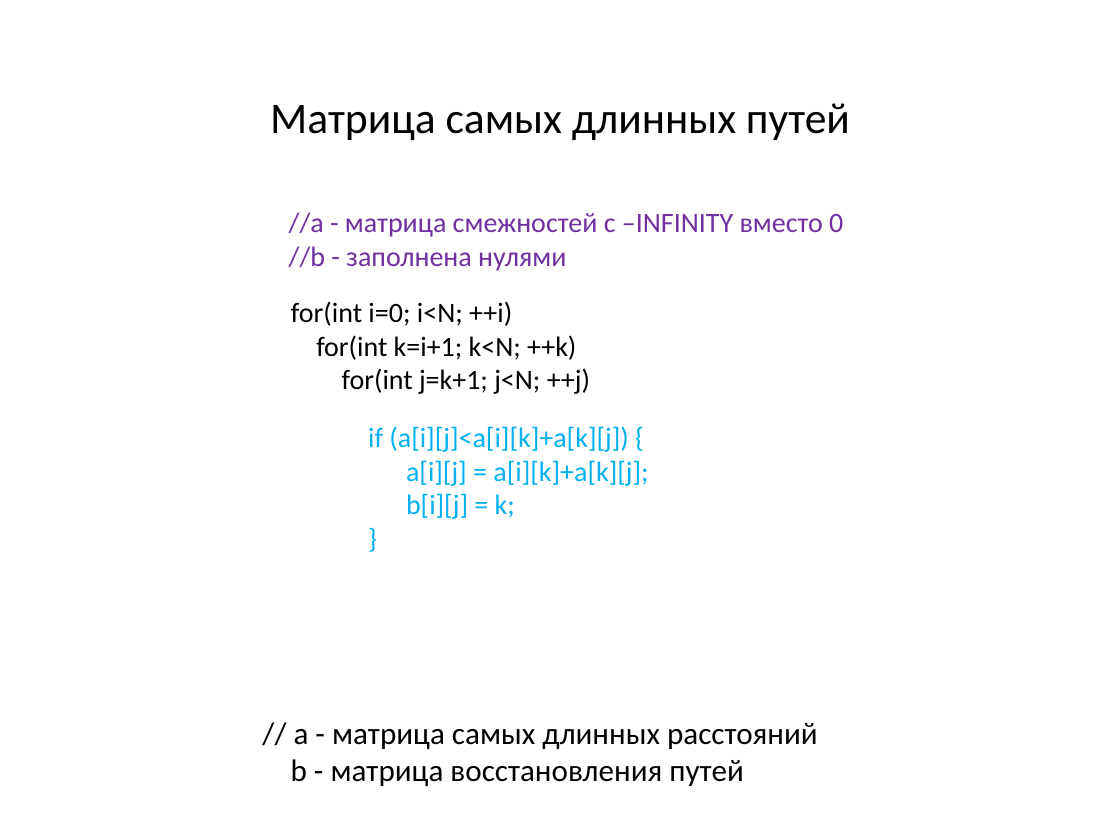
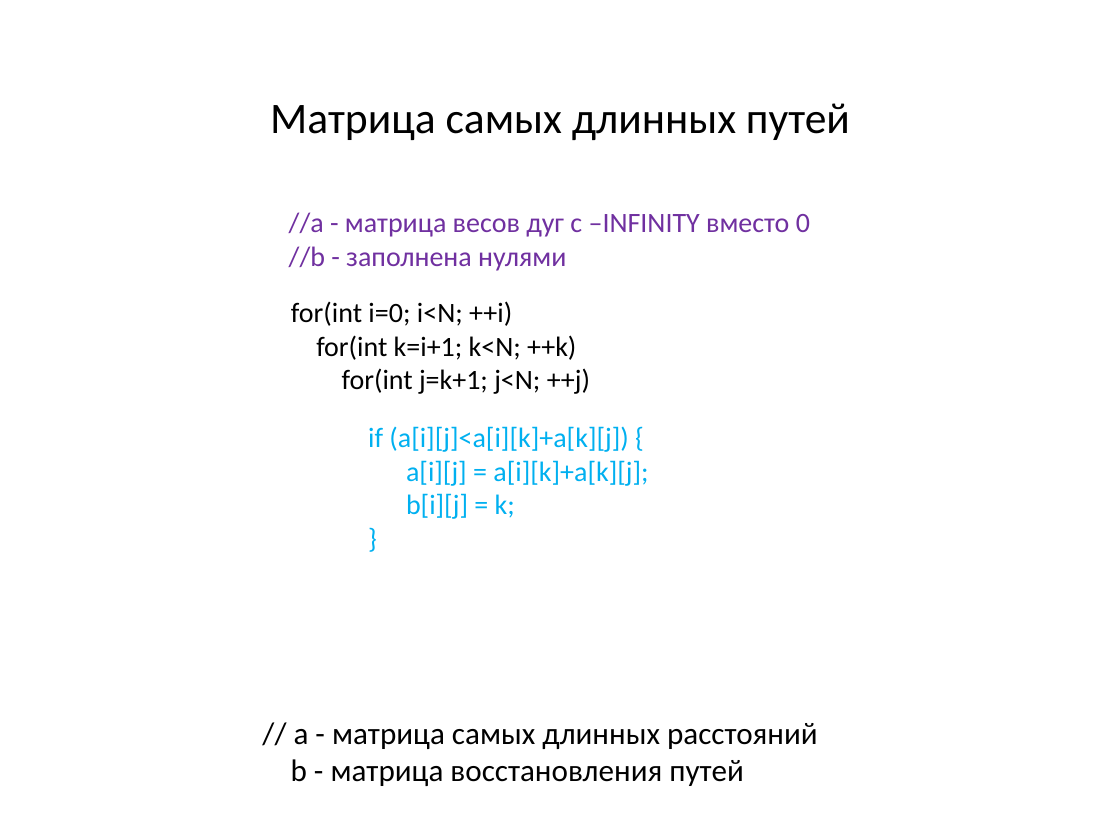
Before and after one commit to SteinbergOB/ANG, a slide deck: slide 16 of Презентации/Лекция 3.pptx. Drawn at 1120x840 pixels with LibreOffice and Linux fonts; fonts in the diff are those of the drawing. Boxes give left, top, right and bottom in pixels: in the first picture for what was removed or moved away, otherwise in the second. Text is boxed around its words. In the diff, an @@ line names an element or a change of style, - is before the commit and + after.

```diff
--- a/Презентации/Лекция 3.pptx
+++ b/Презентации/Лекция 3.pptx
@@ text at box(289, 212, 810, 237): text changed @@
-//a - матрица смежностей с –INFINITY вместо 0
+//a - матрица весов дуг с –INFINITY вместо 0
```
Also in this commit, not shown: 1 other slide changed, 2 other files.
